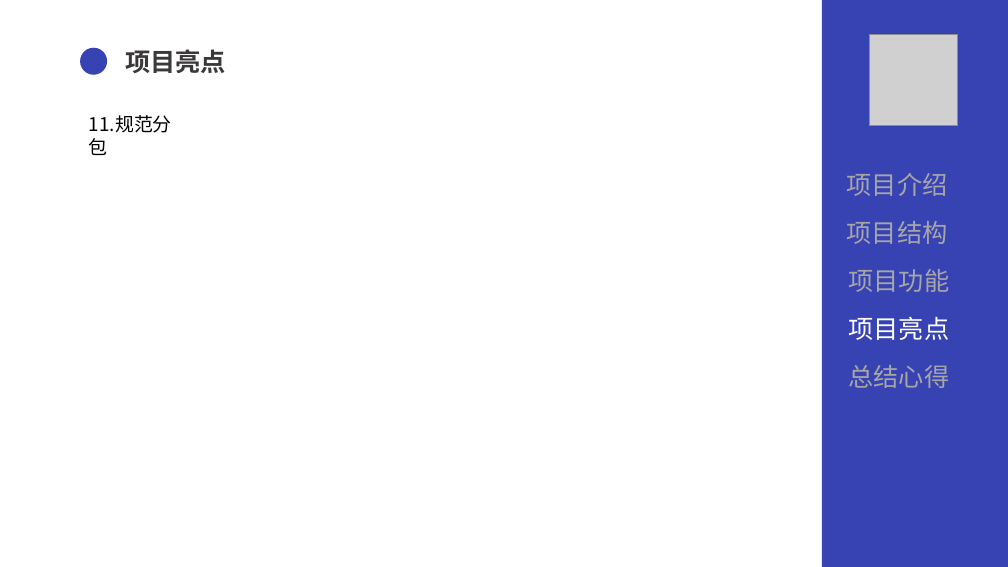
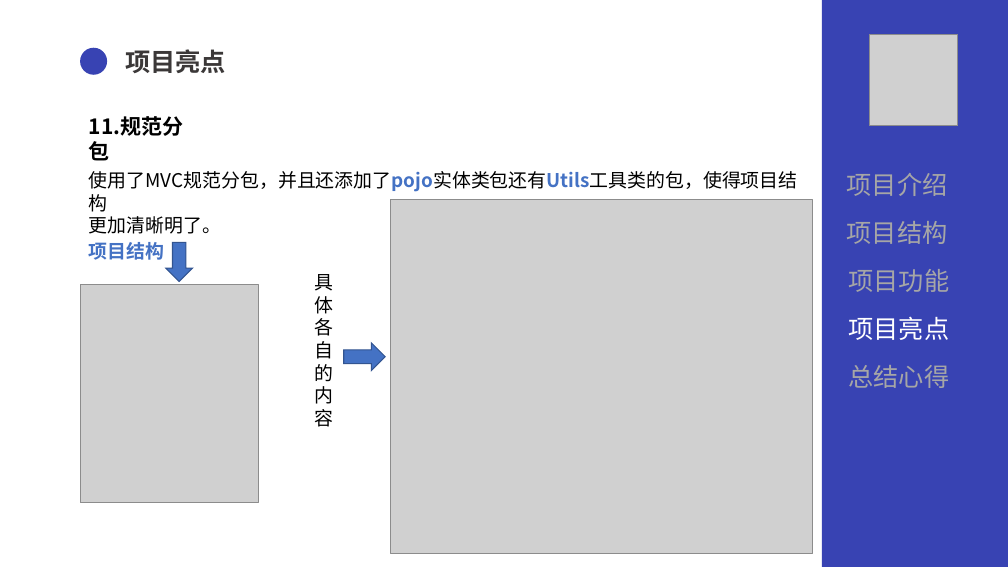
Before and after one commit to SUYYYUS/QGfinal, a slide deck: slide 29 of 文档/QG汇报陈术裕.pptx (slide 31 before the commit). Drawn at 1008x567 pixels with LibreOffice and Linux fonts; fonts in the diff are those of the drawing; grey boxes stand for pictures. Boxes give left, top, right and bottom in pixels: in the first picture for what was removed or moved away, otherwise in the second. Text is boxed around its words. In the diff, an @@ line names an element or a change of style, - is before the commit and + after.

```diff
--- a/文档/QG汇报陈术裕.pptx
+++ b/文档/QG汇报陈术裕.pptx
@@ text "11.规范分包" at [89,116,184,161]: size 18 to 20 pt, bold on @@
@@ text added at [89,171,798,234], 18 pt, text #000000 @@
+使用了MVC规范分包，并且还添加了pojo实体类包还有Utils工具类的包，使得项目结构
+更加清晰明了。
@@ picture added at [391,200,813,554] @@
@@ text added at [89,242,165,260], 18 pt, text #4472C4, bold @@
+项目结构
@@ down arrow added at [166,243,192,282], fill #4472C4, outline #325491 1 pt @@
@@ picture added at [80,285,258,504] @@
@@ text added at [315,274,334,427], 18 pt, text #000000 @@
+具
+体
+各
+自
+的
+内
+容
@@ right arrow added at [344,343,386,371], fill #4472C4, outline #325491 1 pt @@
```
Also in this commit, not shown: 23 other slides changed, 1 slide added, 2 slides removed, 1 other file.
